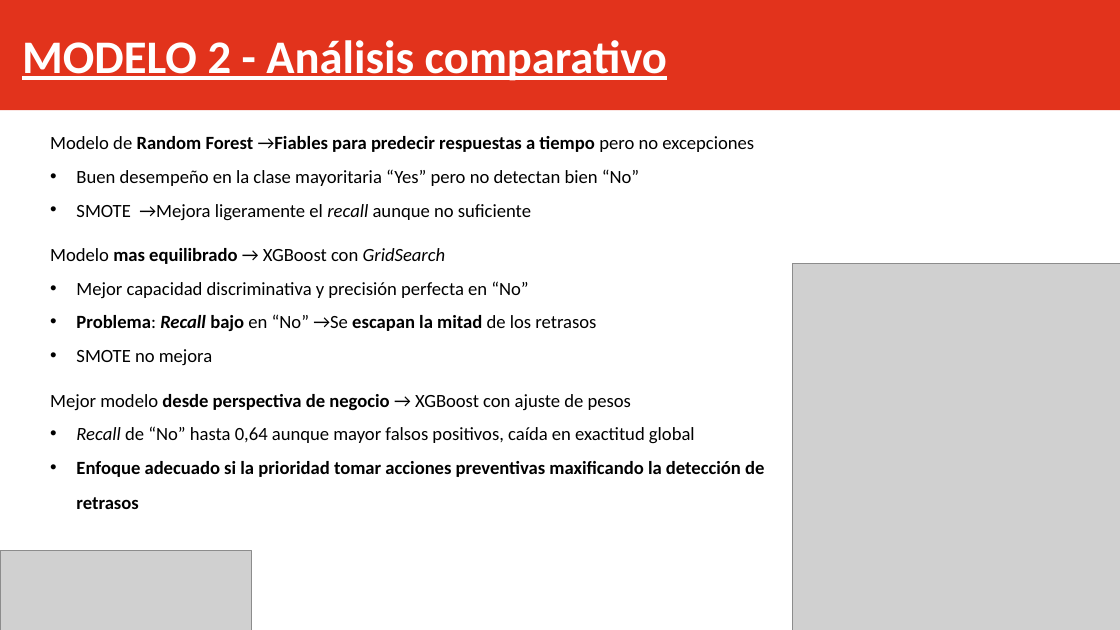
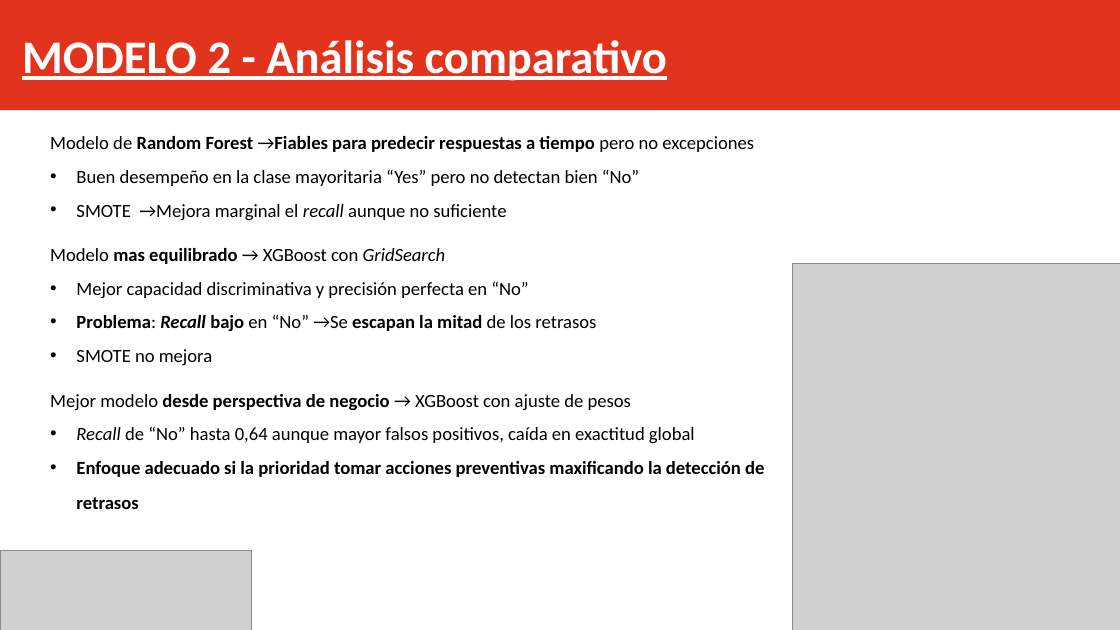
Before and after one commit to Jonolalde93/Proyectos_DS2025, a slide deck: slide 13 of Proyecto_Fin_Modulo_ML/docs/Presentacion_ML.pptx. Drawn at 1120x630 pixels with LibreOffice and Linux fonts; fonts in the diff are those of the drawing; grey boxes stand for pictures. Boxes give left, top, right and bottom in pixels: in the first picture for what was removed or moved away, otherwise in the second. Text is boxed around its words. In the diff, an @@ line names an element or a change of style, - is before the commit and + after.

```diff
--- a/Proyecto_Fin_Modulo_ML/docs/Presentacion_ML.pptx
+++ b/Proyecto_Fin_Modulo_ML/docs/Presentacion_ML.pptx
@@ text at <box>76,204,506,220</box>: text changed @@
-  • SMOTE →Mejora ligeramente el recall aunque no suficiente
+  • SMOTE →Mejora marginal el recall aunque no suficiente
```
Also in this commit, not shown: 5 other slides changed, 3 other files.
